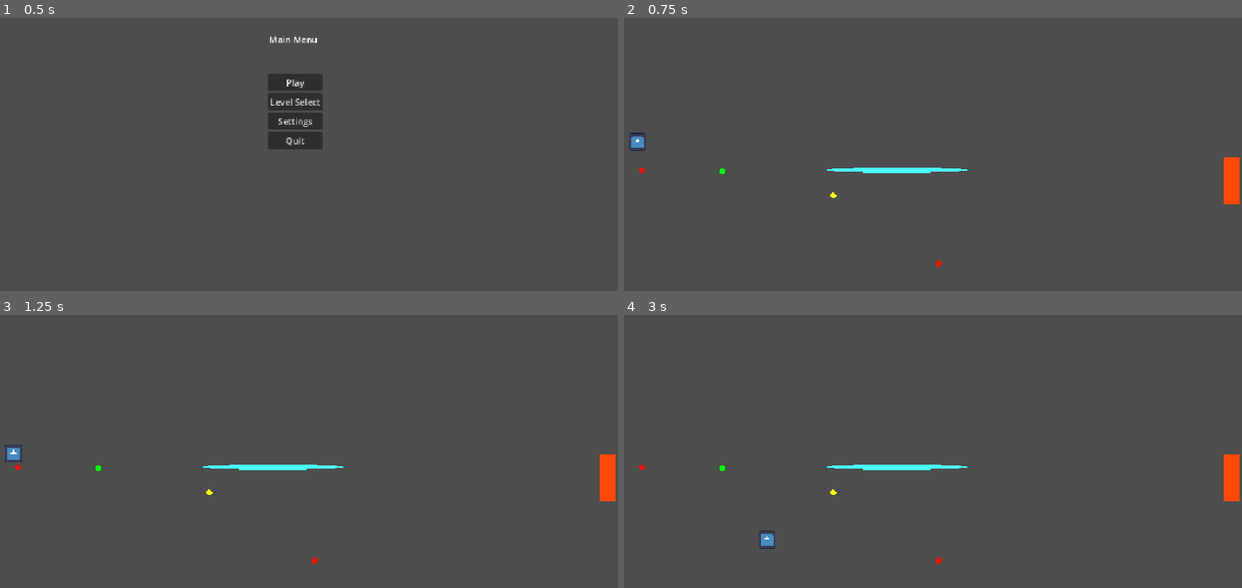
Above: before the commit, frames 1-4 (two rows, left to right).
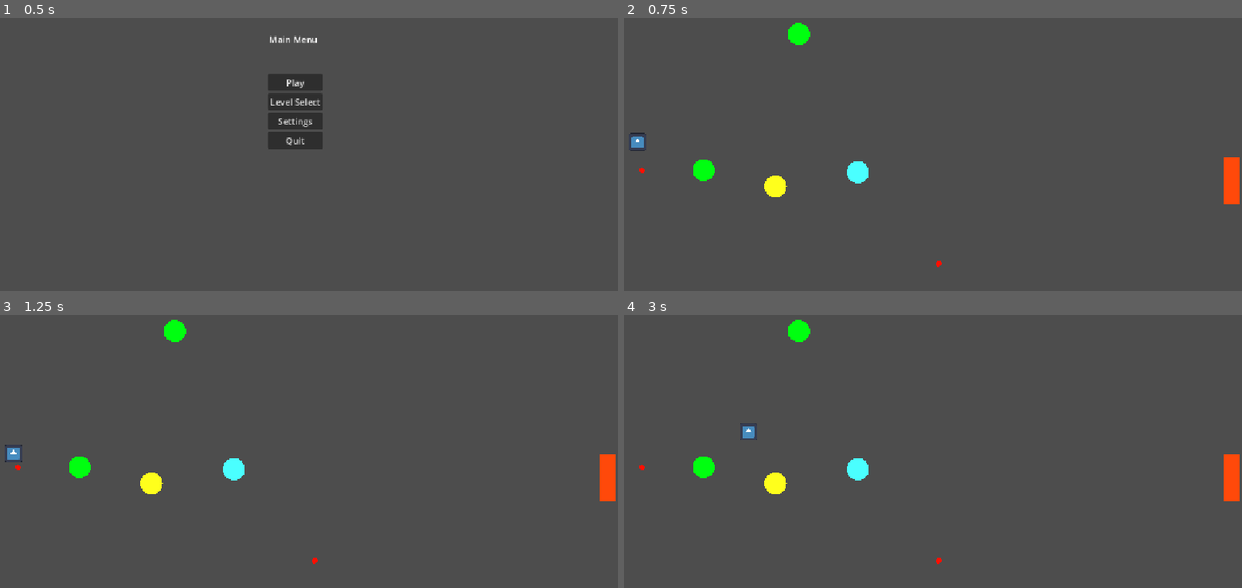
Above: after the commit, the same moments.

Repository: Cayuga007/summer-summit-2026
Game: Godot game, scene res://UI/Main_menu.tscn
The game is run twice, just before and just after one commit, with the same random seed, the same clock (stepped at 60 frames per second) and the same inputs. The engine's default icon, where the game draws it, is replaced by a stand-in: a white triangle on a blue panel in a dark square.
Inputs (mouse positions are in pixels of both pictures, inside the frame that each line leads up to):
- Up to frame 1 (0.5 s): no input
- Up to frame 2 (0.75 s): click "Play" at 0.5 s
- Up to frame 3 (1.25 s): no input
- Up to frame 4 (3 s): tap Enter at 1.25 s; move the mouse to (1062, 462) at 1.27 s; hold D (right) 1.28-2.78 s; tap Space (jump) at 1.35, 1.52, 1.82, 2.1, 2.27, 2.57, 2.85 s; click (1062, 462) at 1.42 s; move the mouse to (797, 497) at 2.02 s; move the mouse to (988, 399) at 2.77 s; hold A (left) from 2.78 s (still down)

Frame 1 is identical in both runs. In frame 2, 1.2% of the frame differs, in the area x 11-56%, y 1-66%; in frame 3, 1.2%; in frame 4, 1.4%, in the area x 11-56%, y 1-86%.

Commit message:
gravity platform done

Diff:
--- a/Levels/Level_1.tscn
+++ b/Levels/Level_1.tscn
@@ -47,14 +47,26 @@
 position = Vector2(2267, 249)
 
 [node name="IcePlatform" parent="." unique_id=1287491701 instance=ExtResource("6_ntpbt")]
-position = Vector2(1054, 212)
-scale = Vector2(25.320004, 1)
+position = Vector2(914, 220)
+scale = Vector2(4, 4)
 
 [node name="Platform2" parent="." unique_id=1123089830 instance=ExtResource("7_43ny2")]
-position = Vector2(825, 304)
+position = Vector2(616, 271)
+scale = Vector2(4, 4)
 
 [node name="GravityPlatform" parent="." unique_id=1574595770 instance=ExtResource("8_uq0sc")]
-position = Vector2(424, 216)
+position = Vector2(356.00003, 212)
+scale = Vector2(4, 4)
+
+[node name="GravityPlatform2" parent="." unique_id=1574595771 instance=ExtResource("8_uq0sc")]
+position = Vector2(700.00006, -280)
+scale = Vector2(4, 4)
+
+[node name="Ceiling" type="StaticBody2D" parent="." unique_id=905060383]
+position = Vector2(4, -400)
+rotation = 3.1415927
+
+[node name="CollisionShape2D" type="CollisionShape2D" parent="Ceiling" unique_id=2004289121]
+shape = SubResource("WorldBoundaryShape2D_8a5oj")
 
 [node name="Paintbrush" parent="." unique_id=1638959940 instance=ExtResource("9_x75k1")]
-paint_prefab = ExtResource("2_8a5oj")
--- a/Levels/Level_2.tscn
+++ b/Levels/Level_2.tscn
@@ -6,36 +6,35 @@
 [ext_resource type="PackedScene" uid="uid://cm2yksx2t35f0" path="res://platforms/platform.tscn" id="4_dbc5v"]
 [ext_resource type="PackedScene" uid="uid://cm1hyrx840p0x" path="res://victory_door.tscn" id="5_t5q4t"]
 
-
 [sub_resource type="WorldBoundaryShape2D" id="WorldBoundaryShape2D_8a5oj"]
 
-[node name="Level_2" type="Node2D"]
+[node name="Level_2" type="Node2D" unique_id=1928027646]
 script = ExtResource("1_7ubt2")
 
-[node name="LevelCompleted" parent="." instance=ExtResource("2_tfynm")]
+[node name="LevelCompleted" parent="." unique_id=1178533321 instance=ExtResource("2_tfynm")]
 
-[node name="Camera2D" type="Camera2D" parent="."]
+[node name="Camera2D" type="Camera2D" parent="." unique_id=2097240330]
 position = Vector2(1151, 258)
 zoom = Vector2(0.5, 0.5)
 
-[node name="Player" parent="." instance=ExtResource("3_vb2uo")]
+[node name="Player" parent="." unique_id=152487183 instance=ExtResource("3_vb2uo")]
 position = Vector2(1079, 126)
 
-[node name="Platform" parent="." instance=ExtResource("4_dbc5v")]
-position = Vector2(1150, 214)
+[node name="Platform" parent="." unique_id=1061748757 instance=ExtResource("4_dbc5v")]
+position = Vector2(1080, 197)
 
-[node name="Wall" type="StaticBody2D" parent="."]
+[node name="Wall" type="StaticBody2D" parent="." unique_id=421238776]
 rotation = 1.5707964
 
-[node name="CollisionShape2D" type="CollisionShape2D" parent="Wall"]
+[node name="CollisionShape2D" type="CollisionShape2D" parent="Wall" unique_id=1790808192]
 position = Vector2(290, 1.9999876)
 shape = SubResource("WorldBoundaryShape2D_8a5oj")
 
-[node name="Floor" type="StaticBody2D" parent="."]
+[node name="Floor" type="StaticBody2D" parent="." unique_id=1353415659]
 
-[node name="CollisionShape2D" type="CollisionShape2D" parent="Floor"]
+[node name="CollisionShape2D" type="CollisionShape2D" parent="Floor" unique_id=1412386952]
 position = Vector2(4, 644)
 shape = SubResource("WorldBoundaryShape2D_8a5oj")
 
-[node name="VictoryDoor" parent="." instance=ExtResource("5_t5q4t")]
+[node name="VictoryDoor" parent="." unique_id=1062209962 instance=ExtResource("5_t5q4t")]
 position = Vector2(1258, 116)
--- a/Scripts/PlayerVariables.gd
+++ b/Scripts/PlayerVariables.gd
@@ -22,5 +22,5 @@
 # More negative = higher bounce. Same value every launch, so height stays constant.
 var bounce_velocity := -800.0
 
-#GRAVITY PLATFORM
-var flip_gravity := -1
+# GRAVITY PLATFORM
+# Flip state lives on the player and stays until the next gravity pad.
--- a/Scripts/gravity_platform.gd
+++ b/Scripts/gravity_platform.gd
@@ -1,13 +1,6 @@
 extends StaticBody2D
 
 
-
-
 func _on_area_2d_body_entered(body: Node2D) -> void:
-	pass # Replace with function body.
-
-
-
-
-func _on_area_2d_body_exited(body: Node2D) -> void:
-	pass # Replace with function body.
+	if body.is_in_group("Player") and body.has_method("toggle_gravity"):
+		body.toggle_gravity()
--- a/platforms/GravityPlatform.tscn
+++ b/platforms/GravityPlatform.tscn
@@ -27,4 +27,3 @@
 mesh = SubResource("SphereMesh_tuo1d")
 
 [connection signal="body_entered" from="Area2D" to="." method="_on_area_2d_body_entered"]
-[connection signal="body_exited" from="Area2D" to="." method="_on_area_2d_body_exited"]
--- a/player.gd
+++ b/player.gd
@@ -2,7 +2,7 @@
 
 var ice_contacts := 0
 var bounce_contacts := 0
-var gravity_contacts := 0
+var gravity_flipped := false
 
 var on_ice: bool:
 	get:
@@ -11,10 +11,6 @@
 var on_bounce: bool:
 	get:
 		return bounce_contacts > 0
-
-var on_gravity: bool:
-	get:
-		return gravity_contacts > 0
 
 
 func enter_ice() -> void:
@@ -32,22 +28,34 @@
 func exit_bounce() -> void:
 	bounce_contacts = maxi(bounce_contacts - 1, 0)
 
-func enter_gravity() -> void:
-	gravity_contacts += 1
 
-func exit_gravity() -> void:
-	gravity_contacts = maxi(gravity_contacts - 1, 0)
+func toggle_gravity() -> void:
+	gravity_flipped = not gravity_flipped
+	up_direction = Vector2.DOWN if gravity_flipped else Vector2.UP
+	$Icon.flip_v = gravity_flipped
+	# Launch into the new "down" so we leave the pad instead of sticking to it.
+	velocity.y = abs(PlayerVariables.jump_velocity) * (-1.0 if gravity_flipped else 1.0)
+
+
+func _oriented(upward: float) -> float:
+	return -upward if gravity_flipped else upward
+
+
+func _is_falling() -> bool:
+	return velocity.y <= 0.0 if gravity_flipped else velocity.y >= 0.0
+
 
 func _physics_process(delta: float) -> void:
 	if not is_on_floor():
-		velocity += get_gravity() * delta
+		var gravity := get_gravity()
+		if gravity_flipped:
+			gravity = -gravity
+		velocity += gravity * delta
 
-	if on_gravity and is_on_floor():
-		velocity.y *= PlayerVariables.flip_gravity
-	if on_bounce and (is_on_floor() or velocity.y >= 0.0):
-		velocity.y = PlayerVariables.bounce_velocity
+	if on_bounce and (is_on_floor() or _is_falling()):
+		velocity.y = _oriented(PlayerVariables.bounce_velocity)
 	elif Input.is_action_just_pressed("jump") and is_on_floor():
-		velocity.y = PlayerVariables.jump_velocity
+		velocity.y = _oriented(PlayerVariables.jump_velocity)
 
 	var direction := Input.get_axis("left", "right")
 	var target_speed := PlayerVariables.speed
